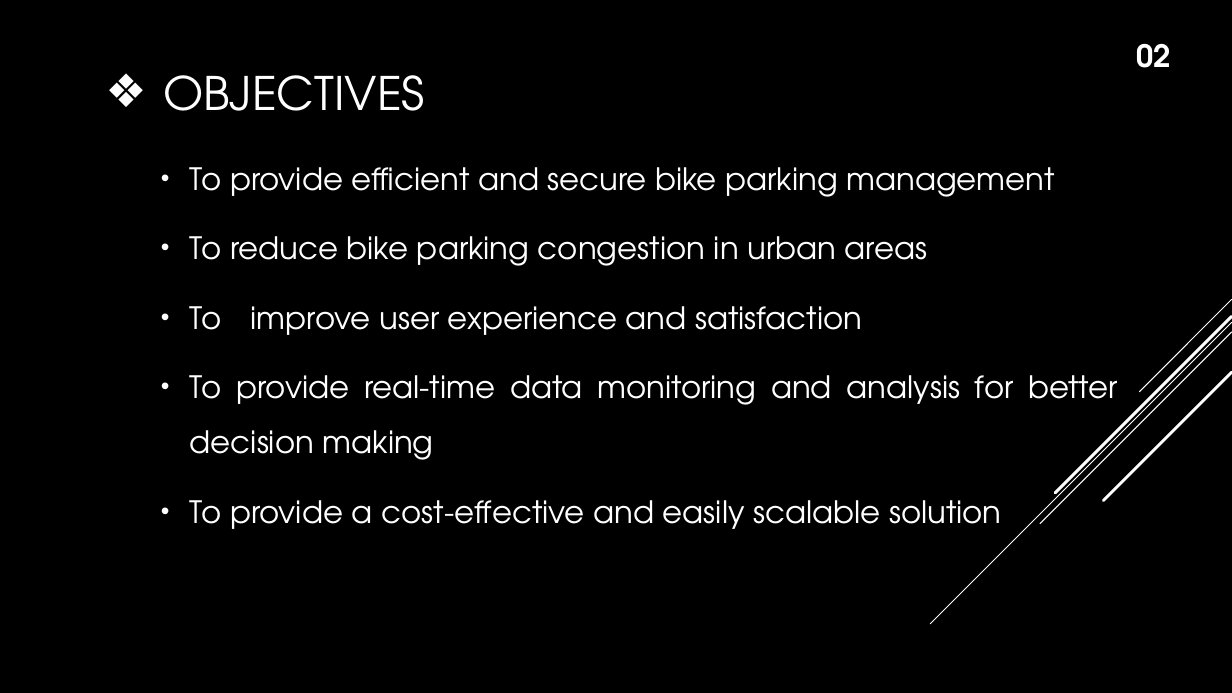
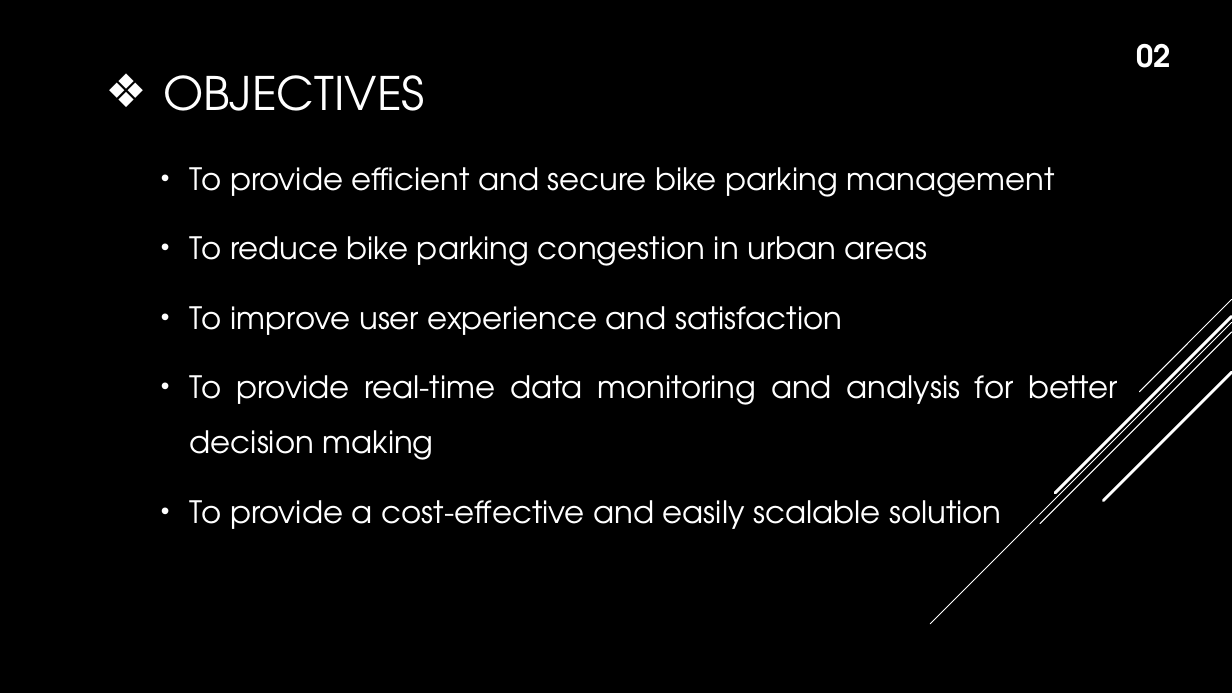
Before and after one commit to istyaque-ahammed/Technical-Writing-and-Presentation, a slide deck: slide 3 of Technical_Presentation.pptx. Drawn at 1232x693 pixels with LibreOffice and Linux fonts; fonts in the diff are those of the drawing. Boxes give left, top, right and bottom in pixels: in the first picture for what was removed or moved away, otherwise in the second. Text is boxed around its words. In the diff, an @@ line names an element or a change of style, - is before the commit and + after.

```diff
--- a/Technical_Presentation.pptx
+++ b/Technical_Presentation.pptx
@@ text at bbox=[190, 306, 842, 335]: text changed @@
-• Too improve user experience and satisfaction
+• To improve user experience and satisfaction
```
Also in this commit, not shown: 7 other slides changed.
